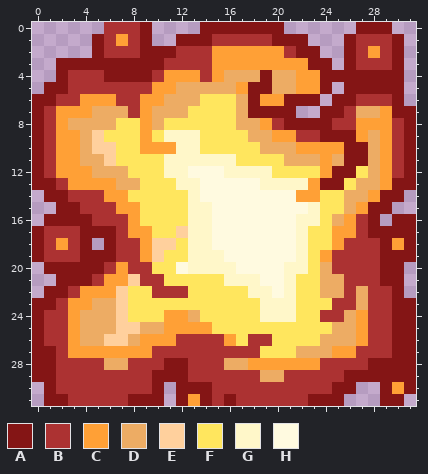
Two versions of one pixel-art sprite, images/explode.png. That is the earlier state.
The file is 32x32 pixels.
Palette (. is transparent): A #841515  B #ac3232  C #ffa036  D #edac64  E #ffd09d  F #ffe65e  G #fff7c9  H #fffae0
Pixels before, first column x 0:
 0 ......BBBA....AAAAAAA......AAA..
 1 .....ABCBA..AAABBBBBAAA...ABBBA.
 2 .....ABBBAAABBBCCCCCCBAA..ABCBA.
 3 ..AAAAAAAAABBBBCCCCCCCCAA.ABBBA.
 4 ..ABBBAAAABCCCBCDDDADDCCAAAAAAA.
 5 .AABBBBBBBCCDDDDDCAADDCCA.AAAAA.
 6 AABBCCCBBCCDDDFFFDACCAAA.AABBBA.
 7 ABCCCDDDBCDDDFFFFDAAAA..AABDDCAA
 8 ABCDDDDFFCDFFFFFFDDCBAAAABBCCCBA
 9 ABCCDEFFFCFGGGFFFFDDCCBBAAACDCBA
10 ABCCDEEFFCCCGGFFFFFDDDCCCCAADCBA
11 ABCCDDEFFFFGGGGGGFFFFDDDCDAADCBA
12 ABCCCDDDFFFGGHHHGGGGFFFFCAAFDCBA
13 AABCCCCDDFFFGGHHHHHGGGGCAAFDDCAA
14 .AABBBCCFFFFFGHHHHHHHHCCFFDDCAA.
15 ..AABBBCCFFFFGGHHHHHHHHGFFDCAA..
16 .AAAABBBCFFFFGGHHHHHHHGGFDCBA.AA
17 ABBBAAABCCFFEGGHHHHHHHGFFCCBAAAA
18 ABCBA.ABBCEEFGGHHHHHHHGFFCBBBACA
19 ABBBAAABBCEFFGGGHHHHHHGFCBBBBAAA
20 .AAAAABCBBFFHGGGGHHHHGGFDBBBBAA.
21 ..AAABCCEBBFFFFFGGGHHGFFDDBBBAA.
22 .AABCCCEFFBBBFFFFFGGHGFFDDBDBBA.
23 AABCCDDEFFFFFFFFFFFGGGFFFBBDBBAA
24 ABBCDDDEFFFCCDFFFFFGGGFFBBDCBBAA
25 ABBCDDDEEDDCCCCFFFFFFFFFFDDCBBAA
26 ABBCDDEEDCCCBBBBCFBBFFFFDDDCBBAA
27 AABCCCCCCCBBBBBBBBBFFFDDDCCBBBAA
28 AABBBBDDBBBAABBBDDCCCCCCBBBBAAAA
29 AABBBBBBBBAAABBBBBBDDBBBBBAAAAAA
30 .ABBBBBBBBA.AAABBBBBBBBBBAA..ACA
31 .AABBBBBAAA.ACABABBBBBBAAA...AA.
And afterwards:
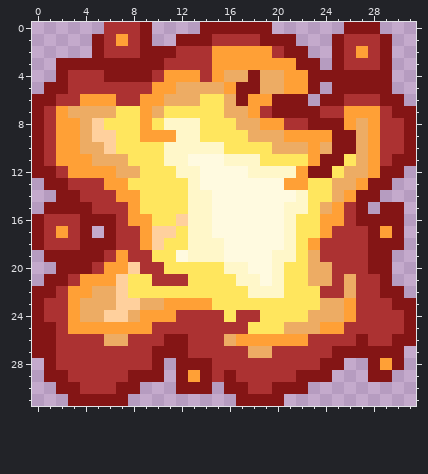
Author's note on the commit: 爆発画像を修正
Difference:
Changed rows in their new state; - is an unchanged pixel.
first column x 0:
 0 --------------------.-----A--.--
 1 -------------------A--.--AB--A.-
 2 --------------------BA-.-ABCBA.-
 3 ----------------------A-.AB--A.-
 4 ------------------AD-C-A------.-
 5 ----------------CA-D-C-A.A----.-
 6 ----------------DAC-A--.A-B--A--
 7 ---DD--FF--FF---D-CB--AABBCCCB--
 8 ---C-EF---FGGG------CBB--ACD-B--
 9 ------E---CC--------D-CCC--DCB--
10 -----D---FFG--GG---F--D-DA-DCB--
11 ----C-DD-----HHH-GG--FFCAAFDCBA-
12 -AB--CC-D--F-G--HH--GGCAAFDDCAA.
13 .-ABBB-CF---F------HHCCFFDDCAA..
14 -.-A--B-C-----G-------GF-DCAA..-
15 -A--A--B-------------GGFDCBA.-A-
16 ABBB-AA--C--E--------GFFCCBA-A-.
17 --C--.--B-EEF--------GF-CBB--C-.
18 --B--A-----F---G-----GFCBB--A-A.
19 .AAA--BC-BF-H-------GGFDB---A-..
20 -.---BC-E-B-FFFF-G--GFFD----A-.-
21 -A-BCC-EFF-BB---F---GF-D-BD---.-
22 A-BC-DD---FFF-------GF--BBDB-A--
23 -B--D---EDDCCCC----FFF--DDCB----
24 ------E-DCC-BBBB-BBFFF-DDDCB--B-
25 -A--CCCCCCBBBBBBBB---DDDCCBB--B-
26 -A-BBBDDBBBAA---DCCCCCCBBBBA----
27 ---BBBBBBBAAA-----DDBBBBBAAAAA-.
28 .-----BB--A.-AA-BBBBBBBBAA..-C-.
29 .-A-----AA-.-CA-A--BB-AAA...--..
30 -.AA---AA..----.AA--AAA....--...
31 -..AAAAA...-.....AAAA.....---..-
Boxes around the changes in both pictures, in picture pixels (x1, y1, x2, y2):
changed: (32, 22, 416, 406)
